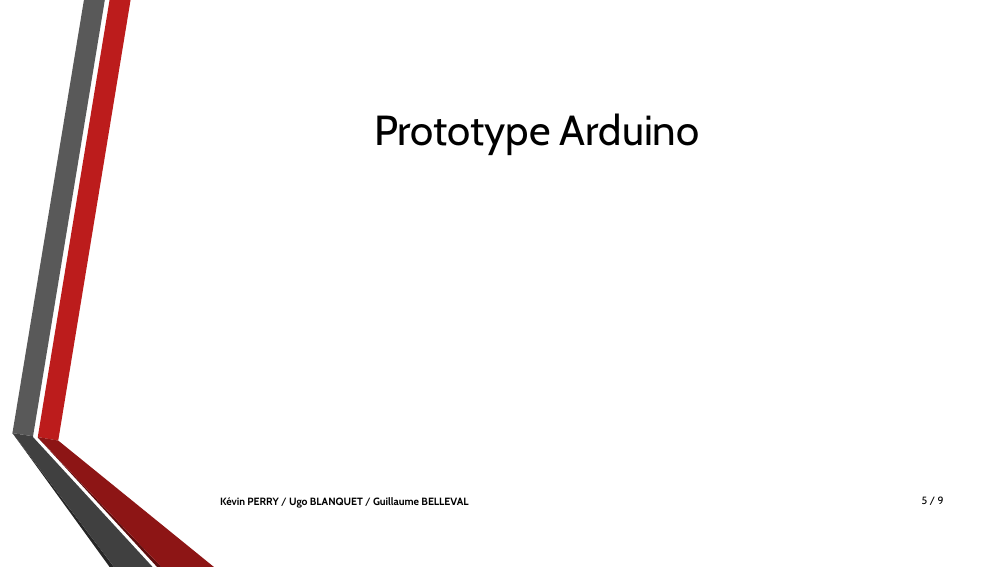
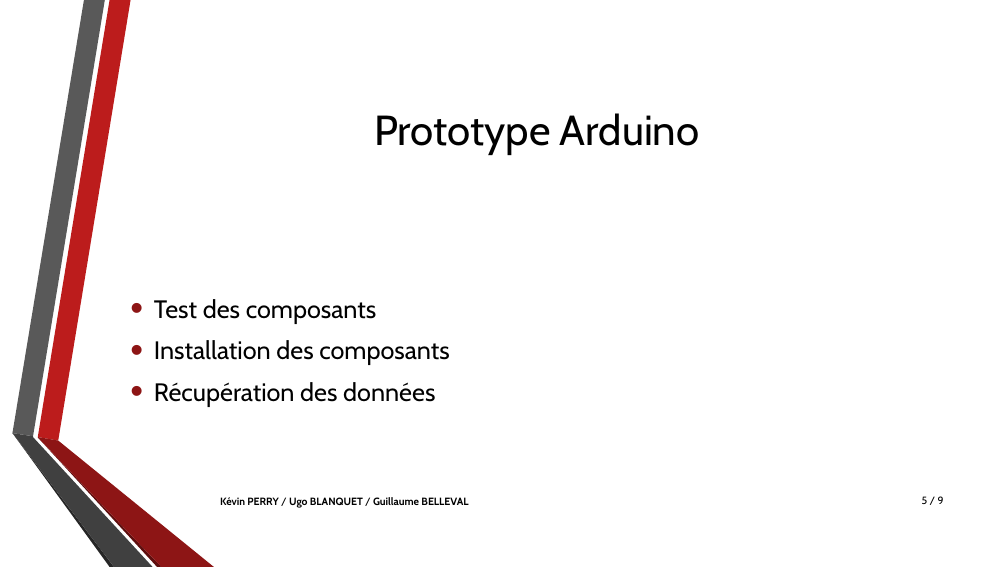
Before and after one commit to anarkopsykotik/proj4a, a slide deck: slide 5 of Projet.pptx. Drawn at 1008x567 pixels with LibreOffice and Linux fonts; fonts in the diff are those of the drawing; background and template pictures are left out. Boxes give left, top, right and bottom in pixels: in the first picture for what was removed or moved away, otherwise in the second. Text is boxed around its words. In the diff, an @@ line names an element or a change of style, - is before the commit and + after.

```diff
--- a/Projet.pptx
+++ b/Projet.pptx
@@ text added at (154,299,449,407), 24 pt, text #000000 @@
+• Test des composants
+• Installation des composants
+• Récupération des données
```
Also in this commit, not shown: 4 other slides changed, 2 other files.
